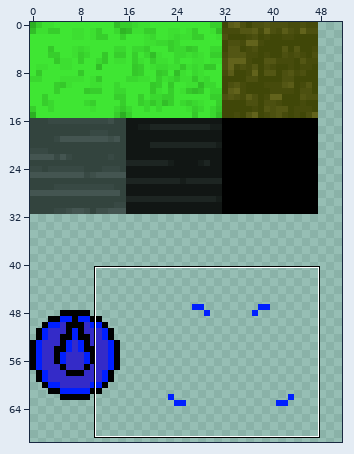
A sprite sheet gets an edit: robotycy_i_magicy/assets/textures.png. Above, an overview of the earlier version with the close-up marked.
Close-up. Before the commit:
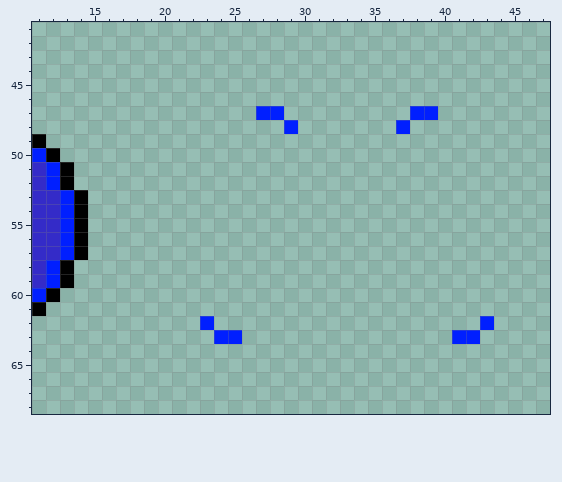
The file is 320x320 pixels. Colours within 5 levels of each other are drawn and written as one. Shown: x 11..47, y 41..68. The wide view leaves out empty margins.
And afterwards:
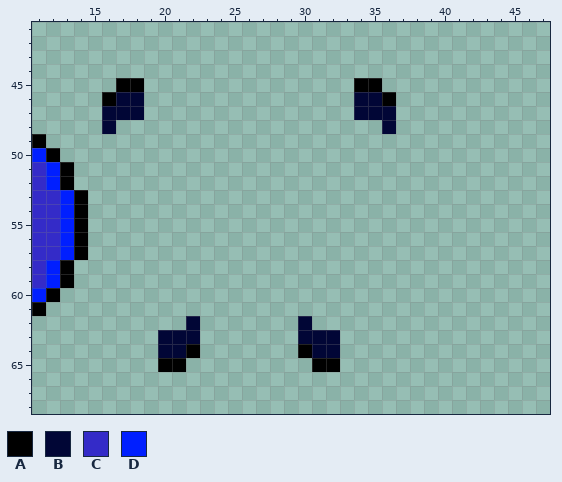
Palette (. is transparent): A #000000  B #010636  C #342bc8  D #001fff
Change:
{"y":45,"x":17,"old":"..","new":"AA"}
{"y":45,"x":34,"old":"..","new":"AA"}
{"y":46,"x":16,"old":"...","new":"ABB"}
{"y":46,"x":34,"old":"...","new":"BBA"}
{"y":47,"x":16,"old":"...","new":"BBB"}
{"y":47,"x":27,"old":"DD","new":".."}
{"y":47,"x":34,"old":"...","new":"BBB"}
{"y":47,"x":38,"old":"DD","new":".."}
{"y":48,"x":16,"old":".","new":"B"}
{"y":48,"x":29,"old":"D","new":"."}
{"y":48,"x":36,"old":".D","new":"B."}
{"y":62,"x":22,"old":".D","new":"B."}
{"y":62,"x":30,"old":".","new":"B"}
{"y":62,"x":43,"old":"D","new":"."}
{"y":63,"x":20,"old":"...","new":"BBB"}
{"y":63,"x":24,"old":"DD","new":".."}
{"y":63,"x":30,"old":"...","new":"BBB"}
{"y":63,"x":41,"old":"DD","new":".."}
{"y":64,"x":20,"old":"...","new":"BBA"}
{"y":64,"x":30,"old":"...","new":"ABB"}
{"y":65,"x":20,"old":"..","new":"AA"}
{"y":65,"x":31,"old":"..","new":"AA"}
{"label":"added","picture_box":[102,78,144,134]}
{"label":"changed","picture_box":[256,78,438,134]}
{"label":"changed","picture_box":[158,316,242,372]}
{"label":"added","picture_box":[298,316,340,372]}
{"label":"erased","picture_box":[452,316,494,344]}
